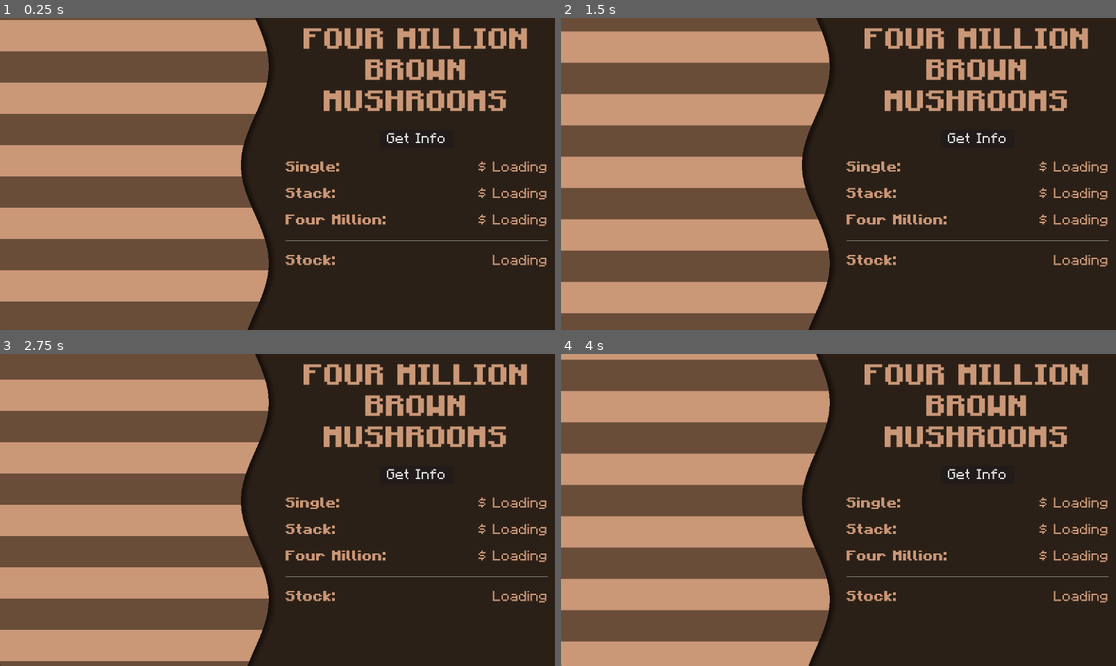
Above: before the commit, frames 1-4 (two rows, left to right).
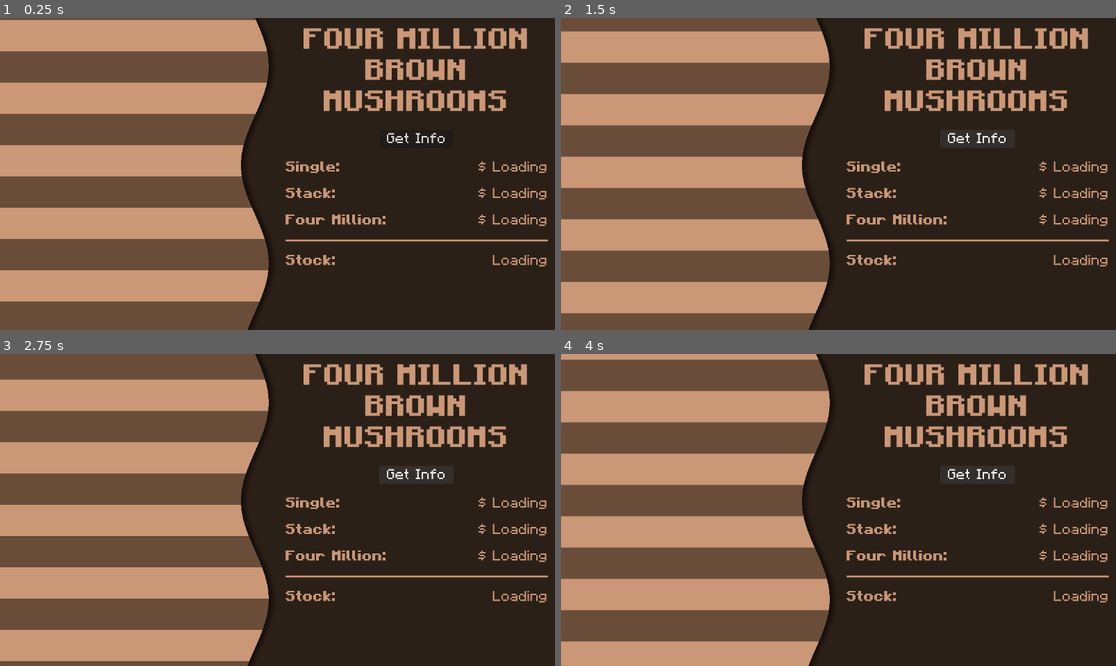
Above: after the commit, the same moments.

Repository: Shuflduf/4-Million-Mushrooms
Game: Godot game, scene res://main.tscn
Two runs of this game, one before a commit and one after it. Both use one fixed random seed, a clock stepped at 60 frames per second and the inputs below.
Inputs:
- Up to frame 1 (0.25 s): no input
- Up to frame 2 (1.5 s): click "Get Info" at 0.5 s; click "Get Info" at 1.25 s
- Up to frame 3 (2.75 s): click "Get Info" at 2 s
- Up to frame 4 (4 s): no input

The runs differ from the first frame. In frame 1, 0.4% of the frame differs, in the area x 51-99%, y 70-72%; in frame 2, 0.4%; in frame 3, 0.4%; in frame 4, 0.4%.
Error in both runs: Invalid access to property or key 'products' on a base object of type 'Nil'. (res://main.gd:25)

Commit message:
a bit of file org

Diff:
--- a/main.tscn
+++ b/main.tscn
@@ -34,6 +34,11 @@
 font_size = 30
 font_color = Color(0.792157, 0.592157, 0.466667, 1)
 
+[sub_resource type="StyleBoxFlat" id="StyleBoxFlat_4d4mq"]
+bg_color = Color(0.792157, 0.592157, 0.466667, 1)
+expand_margin_top = 2.0
+expand_margin_bottom = 2.0
+
 [sub_resource type="StyleBoxFlat" id="StyleBoxFlat_h0tif"]
 bg_color = Color(0.17, 0.124383, 0.0918, 1)
 
@@ -83,6 +88,7 @@
 [node name="Button" type="Button" parent="HBoxContainer/MarginContainer/VBoxContainer"]
 layout_mode = 2
 size_flags_horizontal = 4
+focus_mode = 0
 theme_override_fonts/font = ExtResource("3_wi3ah")
 theme_override_font_sizes/font_size = 30
 text = " Get Info "
@@ -155,6 +161,8 @@
 
 [node name="HSeparator" type="HSeparator" parent="HBoxContainer/MarginContainer/VBoxContainer/ScrollContainer/VBoxContainer"]
 layout_mode = 2
+size_flags_vertical = 4
+theme_override_styles/separator = SubResource("StyleBoxFlat_4d4mq")
 
 [node name="Stock" type="HBoxContainer" parent="HBoxContainer/MarginContainer/VBoxContainer/ScrollContainer/VBoxContainer"]
 layout_mode = 2
@@ -175,6 +183,7 @@
 horizontal_alignment = 1
 
 [node name="HTTPRequest" type="HTTPRequest" parent="."]
+use_threads = true
 
 [node name="Panel" type="Panel" parent="."]
 z_index = -100
@@ -184,6 +193,7 @@
 anchor_bottom = 1.0
 grow_horizontal = 2
 grow_vertical = 2
+mouse_filter = 2
 theme_override_styles/panel = SubResource("StyleBoxFlat_h0tif")
 
 [connection signal="pressed" from="HBoxContainer/MarginContainer/VBoxContainer/Button" to="." method="_on_button_pressed"]
--- a/project.godot
+++ b/project.godot
@@ -10,10 +10,10 @@
 
 [application]
 
-config/name="4-million-mushrooms"
+config/name="Four Million Mushrooms"
 run/main_scene="res://main.tscn"
 config/features=PackedStringArray("4.2", "GL Compatibility")
-config/icon="res://icon.svg"
+config/icon="res://shroom.webp"
 
 [rendering]
 
Not shown, added: export_presets.cfg
Not shown: 1 places in main.tscn that only renumber resources
Renamed: 150px-Brown_Mushroom_JE9.webp -> shroom.webp
Not shown, changed: shroom.webp.import
Binary file removed: shroom_tiling.png
Not shown, removed: shroom_tiling.png.import
Not shown, changed: .gitignore
